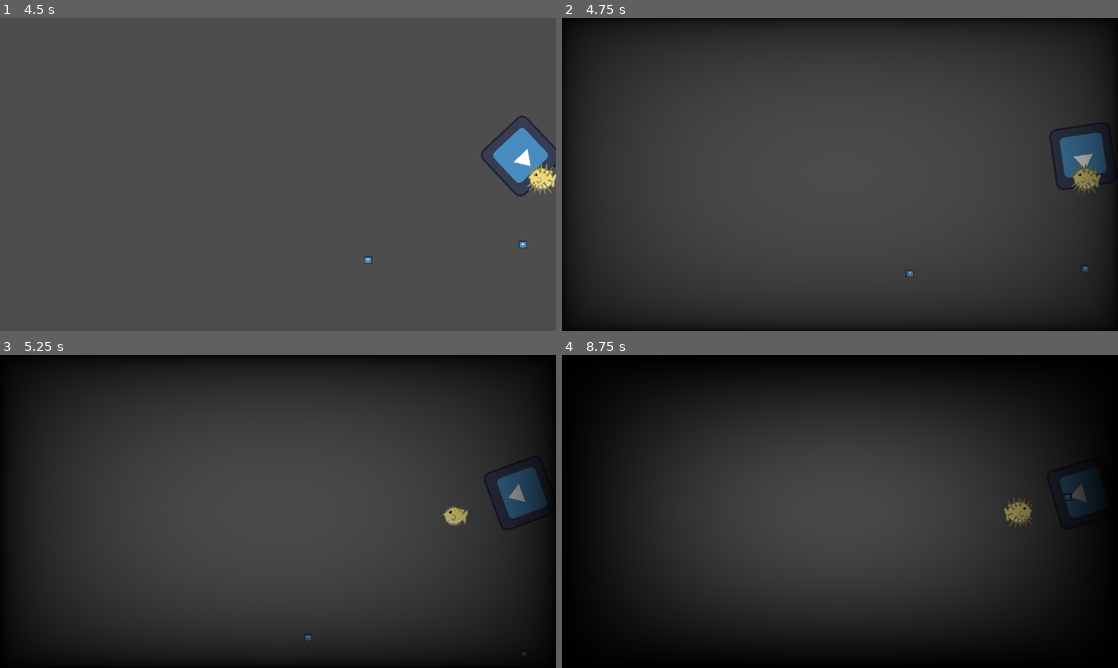
Above: before the commit, frames 1-4 (two rows, left to right).
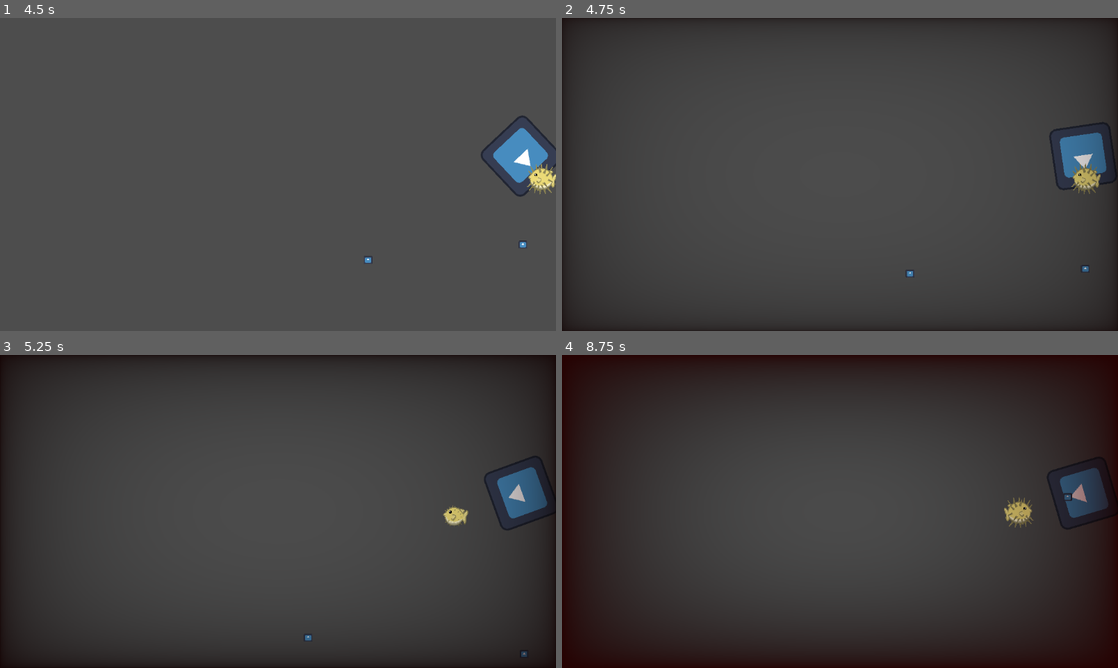
Above: after the commit, the same moments.

Repository: Chestrade/pixel-jam-2024
Game: Godot game, scene res://Scenes/main_menu.tscn
Same seed, same stepped clock (60 frames per second), same inputs: the game is played once before the commit and once after it. The engine's default icon, where the game draws it, is replaced by a stand-in: a white triangle on a blue panel in a dark square.
Inputs:
- Up to frame 1 (4.5 s): click "Play" at 0.5 s; tap Enter at 1.25 s; hold Right (swim_right) 1.28-2.03 s; hold Shift (dash) 1.28-2.03 s; hold Down (swim_down) 2.03-2.78 s; tap Space (inflate) at 2.1 s; hold Right (swim_right) 2.78-3.53 s; hold J 2.78-3.53 s; hold W (swim_up) 3.53-4.28 s; tap Shift (dash) at 3.6 s; hold Left (swim_left) from 4.28 s (still down); hold Space (inflate) from 4.28 s (still down)
- Up to frame 2 (4.75 s): keep holding Left (swim_left); keep holding Space (inflate)
- Up to frame 3 (5.25 s): keep holding Left (swim_left); release Space (inflate) at 5.03 s; tap J at 5.1 s
- Up to frame 4 (8.75 s): release Left (swim_left) at 5.78 s; hold Down (swim_down) 5.78-6.53 s; hold Shift (dash) 5.78-6.53 s; hold Right (swim_right) 6.53-7.28 s; tap Space (inflate) at 6.6 s; hold W (swim_up) 7.28-8.03 s; hold J 7.28-8.03 s; hold Right (swim_right) from 8.03 s (still down); tap Shift (dash) at 8.1 s

Frame 1 is identical in both runs. In frame 2, 3.6% of the frame differs, in the area x 0-100%, y 0-100%; in frame 3, 9.6%; in frame 4, 46%.

Commit message:
Added vignette color

Diff:
--- a/Scripts/HealthVignette.gd
+++ b/Scripts/HealthVignette.gd
@@ -11,7 +11,11 @@
 func _process(delta: float) -> void:
 	playerHealth = float(player.health)
 	var invertedPlayerHealth : float = 100 - playerHealth
-	shader_value = lerp(shader_value, invertedPlayerHealth/100 * 2, speed)
-	shader_value = clamp(shader_value, 0.0, 2)
+	shader_value = lerp(shader_value, invertedPlayerHealth/100, speed)
+	shader_value = clamp(shader_value, 0.0, 1)
+
+	var redness = 1.0 - playerHealth /100.0
+	var vignetteColor = Color(redness, 0.0, 0.0, 1.0)
 
 	material.set_shader_parameter("vignette_intensity", shader_value)
+	material.set_shader_parameter("vignette_rgb", vignetteColor)
